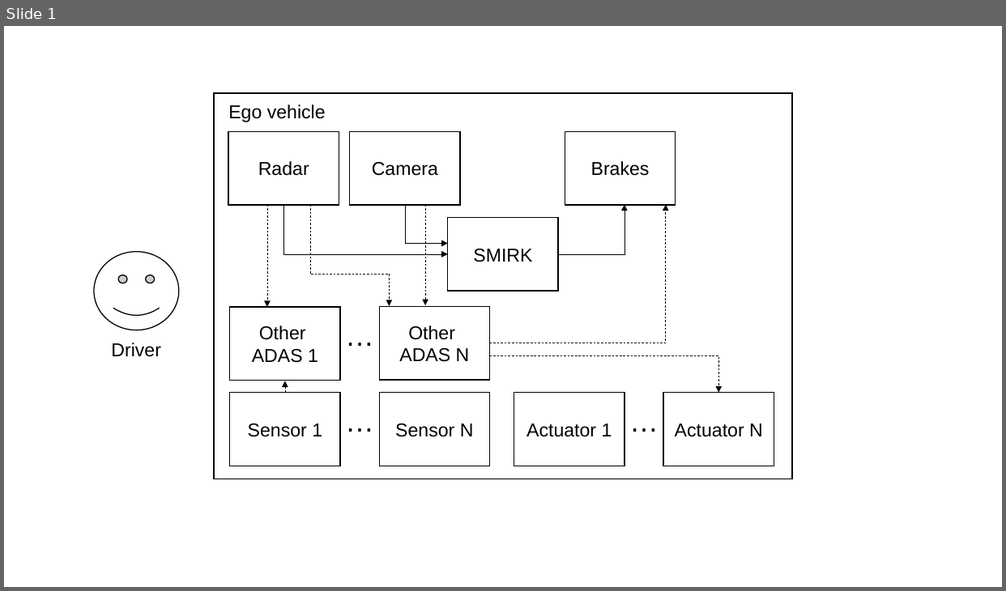
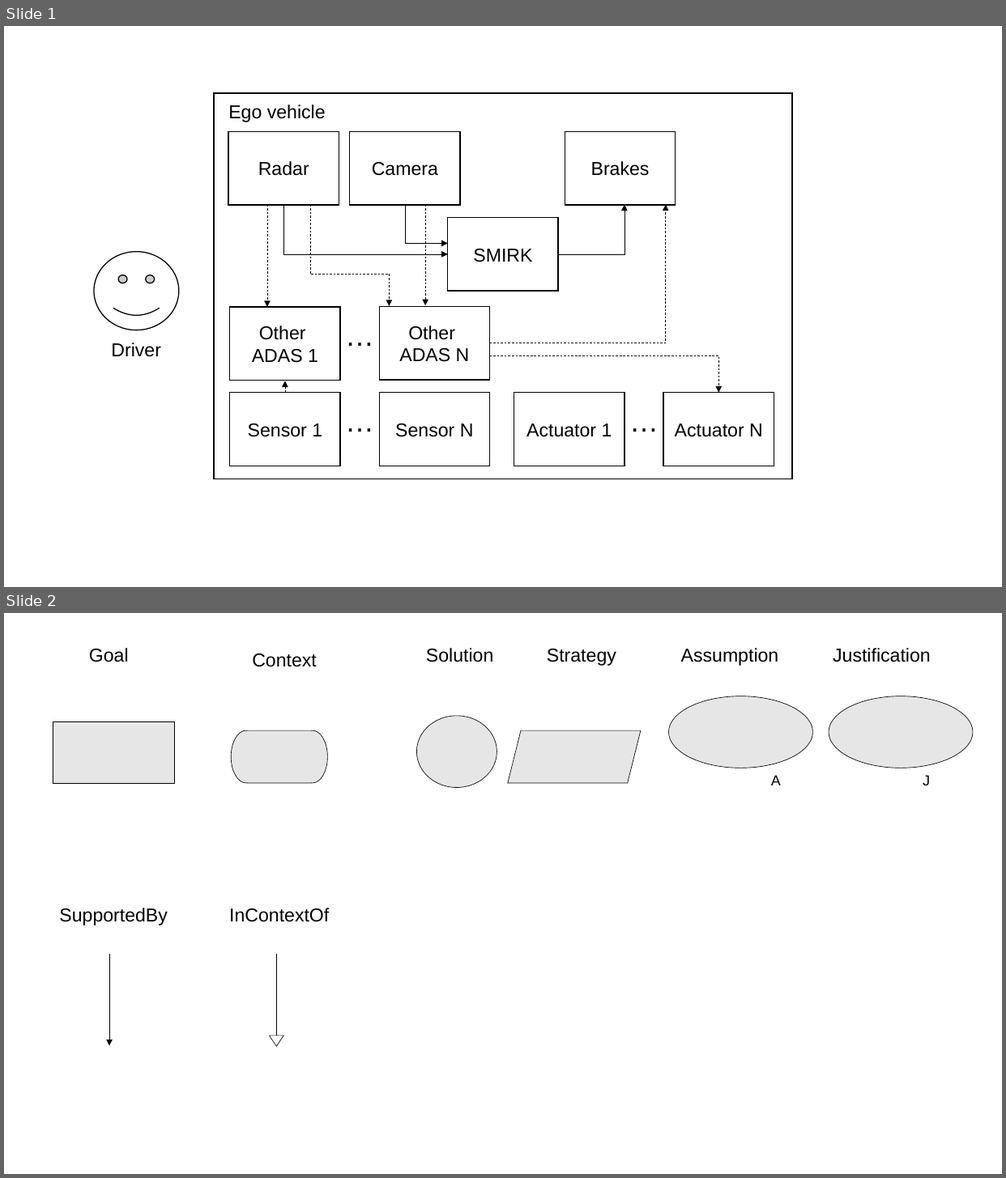
Before and after one commit to RI-SE/smirk, a slide deck: docs/figures/figures.pptx. Shown one above the other, each under a label of ours: slide 1 before the commit, slides 1 and 2 after it. The pictures are 1006x591 and 1006x1178 pixels, drawn with LibreOffice and Linux fonts; fonts in the diff are those of the drawing. Boxes give left, top, right and bottom in pixels: in the first picture for what was removed or moved away, otherwise in the second. Text is boxed around its words. In the diff, an @@ line names an element or a change of style, - is before the commit and + after.

```diff
--- a/docs/figures/figures.pptx
+++ b/docs/figures/figures.pptx
@@ slide 2 added at [4,613,1002,1174], background #FFFFFF @@
@@ text added at [89,648,129,662], 18 pt, text #000000 @@
+Goal
@@ text added at [252,653,317,667], 18 pt, text #000000 @@
+Context
@@ text added at [426,648,493,662], 18 pt, text #000000 @@
+Solution
@@ text added at [547,649,616,666], 18 pt, text #000000 @@
+Strategy
@@ text added at [681,648,779,666], 18 pt, text #000000 @@
+Assumption
@@ text added at [833,648,931,662], 18 pt, text #000000 @@
+Justification
@@ ellipse added at [669,696,813,768], fill #E7E6E6, outline #000000 0.5 pt @@
@@ ellipse added at [829,696,974,768], fill #E7E6E6, outline #000000 0.5 pt @@
@@ rectangle added at [53,722,175,783], fill #E7E6E6, outline #000000 0.5 pt @@
@@ freeform shape added at [231,730,327,783], fill #E7E6E6, outline #000000 0.5 pt @@
@@ ellipse added at [416,716,496,787], fill #E7E6E6, outline #000000 0.5 pt @@
@@ parallelogram added at [508,730,641,783], fill #E7E6E6, outline #000000 0.5 pt @@
@@ text added at [771,775,781,786], 14 pt, text #000000 @@
+A
@@ text added at [923,775,930,786], 14 pt, text #000000 @@
+J
@@ text added at [59,908,167,926], 18 pt, text #000000 @@
+SupportedBy
@@ text added at [229,908,329,922], 18 pt, text #000000 @@
+InContextOf
@@ arrow added from (109, 954) to (109, 1046), #000000 0.5 pt @@
@@ line added from (276, 1036) to (276, 954), #000000 0.5 pt @@
@@ triangle added at [269,1036,283,1046], outline #000000 0.5 pt @@
```
Also in this commit, not shown: 1 other slide added, 2 other files.
